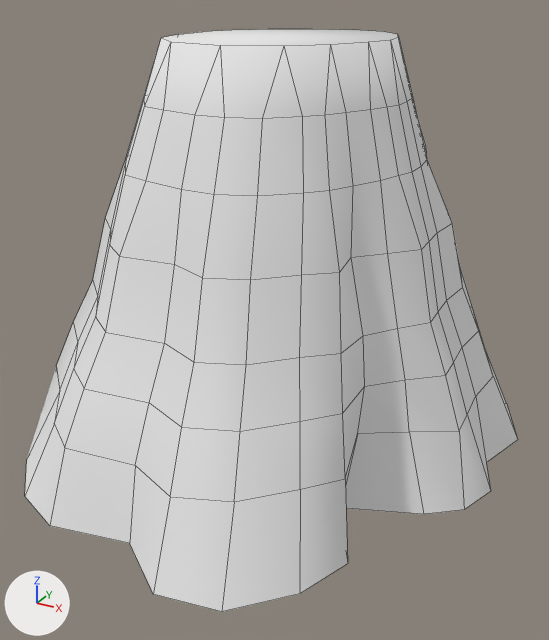
One commit to the Blender file Art/Modelle/Levelbaukasten/Dekoration/Vegetation/decoration_tree_stomp_1.blend: the scene before it, then after it.
Both versions are drawn from a 50 mm lens placed at (6.51, -2.64, 0.72), pointed at (5.13, -0.14, -0.53). Arrows for +X, +Y and +Z are at lower left; the lights stay in place. Mesh edges are drawn as thin lines.

Before the edit, the objects in view are built like this:
```python
me_cylinder_009 = bpy.data.meshes.new('Cylinder.009')
me_cylinder_009.from_pydata(...)  # 240 vertices, 225 faces; spans x -1.25..1.13, y -1.01..0.91, z -1.0..0.55
me_cylinder_009.polygons.foreach_set('use_smooth', [True] * 225)
me_cylinder_009.materials.append(mat_tree_1_stomp)  # its picture is missing
ob_cylinder_012 = bpy.data.objects.new('Cylinder.012', me_cylinder_009)
ob_cylinder_012.location = (5.103, 0.0, 0.0)
ob_cylinder_012.rotation_euler = (0.0, 0.0, 1.736)  # degrees (0, 0, 99)
_m = ob_cylinder_012.modifiers.new('EdgeSplit', 'EDGE_SPLIT')
_m.split_angle = 1.536
```
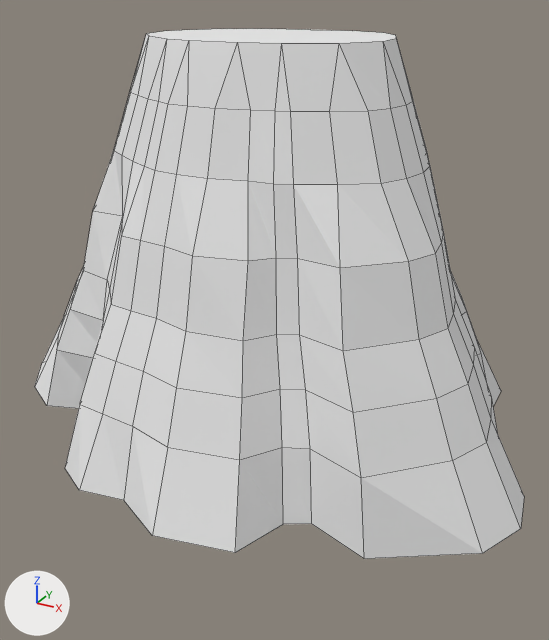
Location of each change, (x1, y1, x2, y2) in pixels of the pictures (549 x 640 px):
'Cylinder.012', shading changed, turned, modifiers changed: before (25, 29, 518, 612); after (35, 29, 524, 559)

The change, as a list of edits to the scene's bpy script:
```text
Change me_cylinder_009:
    where me_cylinder_009.from_pydata(...)  # 240 vertices, 225 faces; spans x -1.25..1.13, y -1.01..0.91, z -1.0..0.55
    used by ob_cylinder_012; location = (5.103, 0.0, 0.0); rotation_euler = (0.0, 0.0, 1.736), in degrees (0, 0, 99)
    me_cylinder_009 part 1: all faces are now shaded flat (225 of 225 changed)
Change ob_cylinder_012:
    ob_cylinder_012.rotation_euler: (0.0, 0.0, 1.736) -> (0.0, 0.0, 0.0)  # degrees (0, 0, 99) -> degrees (0, 0, 0)
    remove _m = ob_cylinder_012.modifiers.new('EdgeSplit', 'EDGE_SPLIT')
    remove _m.split_angle = 1.536
```
